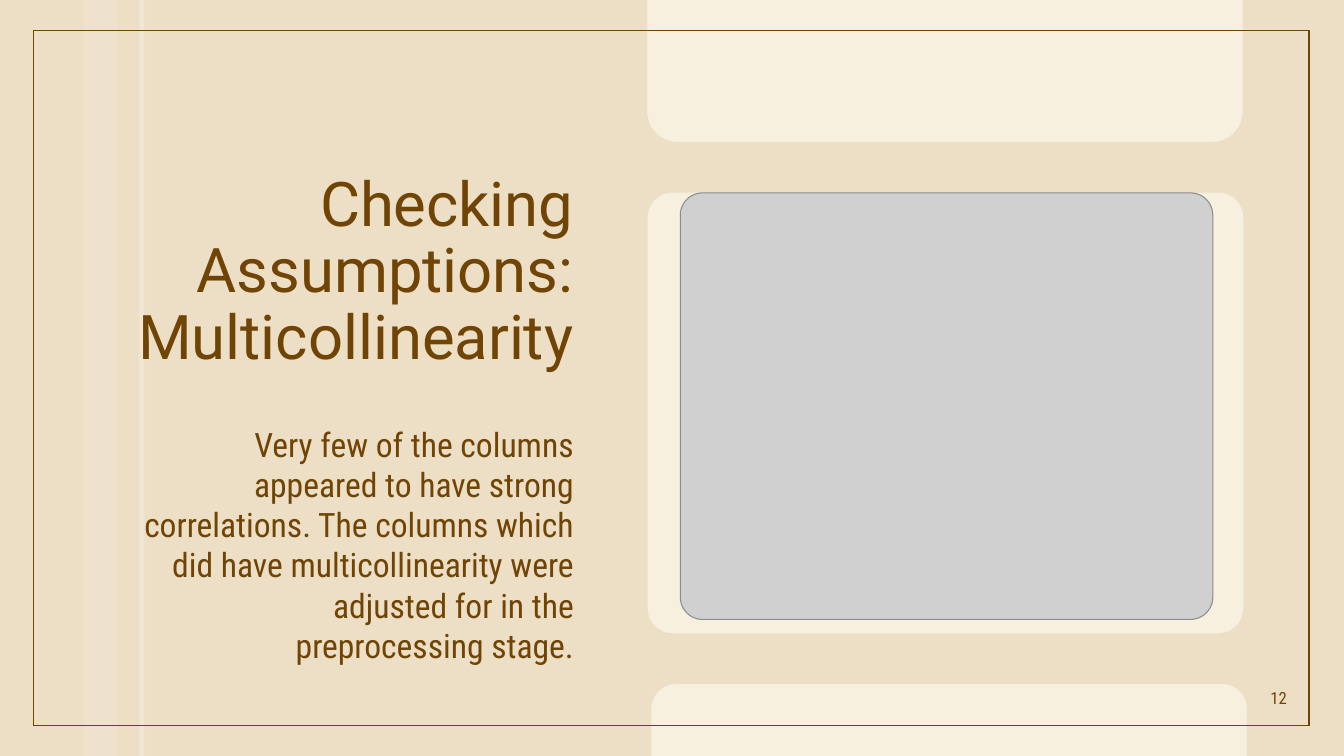
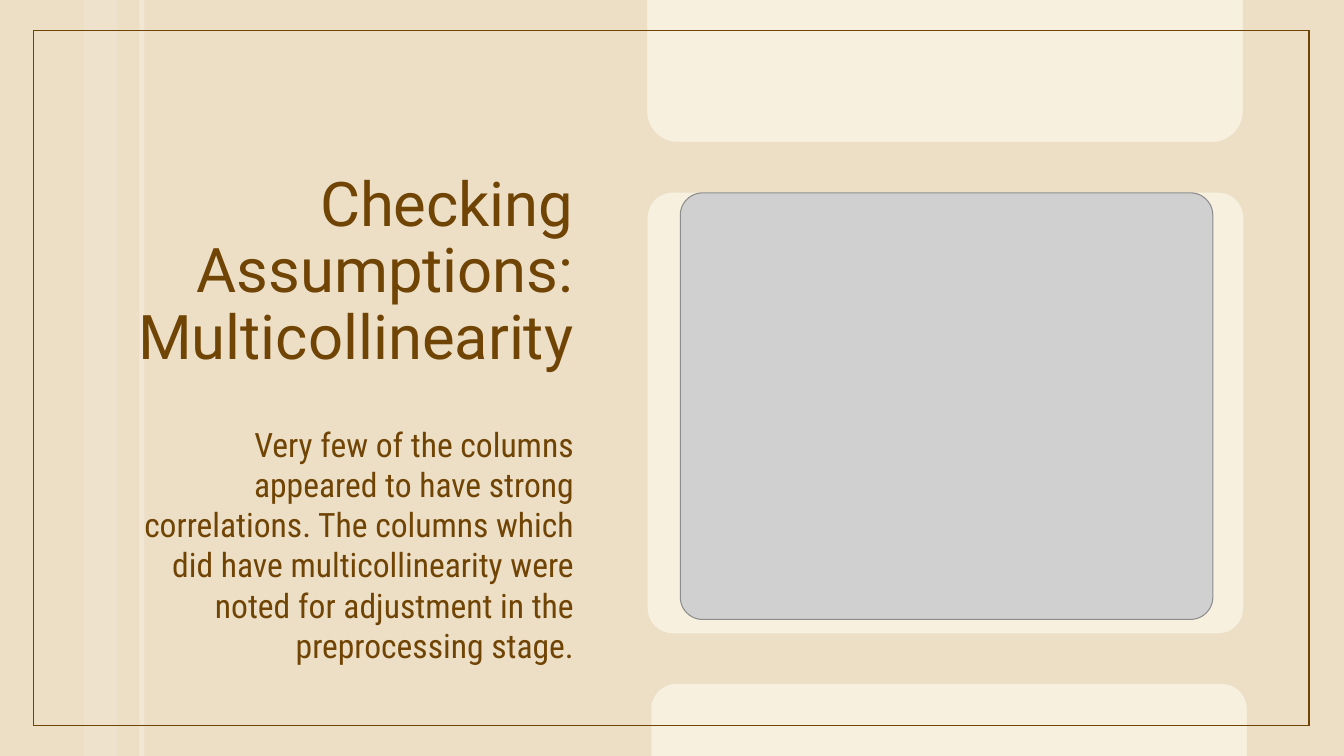
Before and after one commit to FaatimahMajothi98/Causal-Inference-Analysis, a slide deck: slide 12 of Causal Inference.pptx. Drawn at 1344x756 pixels with LibreOffice and Linux fonts; fonts in the diff are those of the drawing; grey boxes stand for pictures. Boxes give left, top, right and bottom in pixels: in the first picture for what was removed or moved away, otherwise in the second. Text is boxed around its words. In the diff, an @@ line names an element or a change of style, - is before the commit and + after.

```diff
--- a/Causal Inference.pptx
+++ b/Causal Inference.pptx
@@ text at [144,431,574,665]: text changed @@
-Very few of the columns appeared to have strong correlations. The columns which did have multicollinearity were adjusted for in the preprocessing stage.
+Very few of the columns appeared to have strong correlations. The columns which did have multicollinearity were noted for adjustment in the preprocessing stage.
@@ page number removed at [1270,692,1287,704] @@
-12
```
Also in this commit, not shown: 1 other slide changed, 5 slides added, 8 slides removed, 2 other files.
